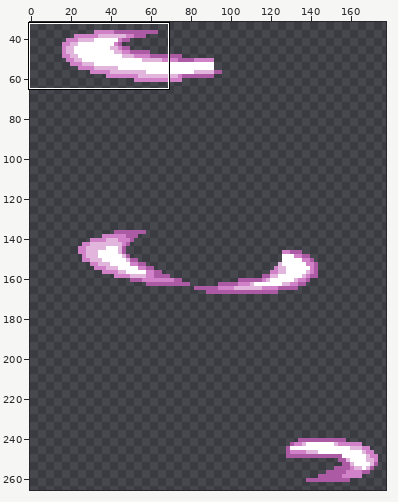
Two versions of one sprite sheet, assets/Sprites/Azzy/AzzySlashEffect.png. The first picture is a wide view before the edit; the outline marks the close-up.
Close-up. Before:
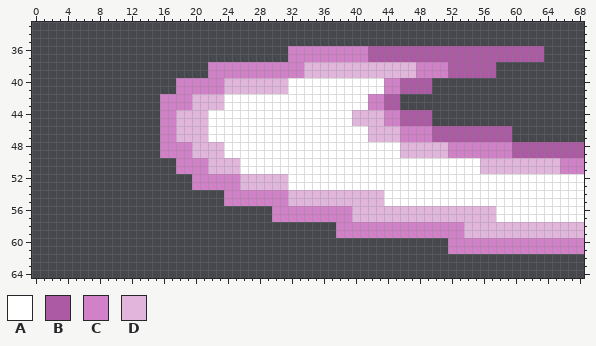
The file is 192x384 pixels. Shown: x 0..68, y 33..64. The wide view leaves out empty margins.
Palette (. is transparent): A #ffffff  B #ad5aa5  C #d181c7  D #e2b5dd
Pixels before, first column x 16:
36 ................CCCCCCCCCCBBBBBBBBBBBBBBBBBBBBBB.....
37 ................CCCCCCCCCCBBBBBBBBBBBBBBBBBBBBBB.....
38 ......CCCCCCCCCCCCDDDDDDDDDDDDDDCCCCBBBBBB...........
39 ......CCCCCCCCCCCCDDDDDDDDDDDDDDCCCCBBBBBB...........
40 ..CCCCCCDDDDDDDDAAAAAAAAAAAACCBBBB...................
41 ..CCCCCCDDDDDDDDAAAAAAAAAAAACCBBBB...................
42 CCCCDDDDAAAAAAAAAAAAAAAAAACCBB.......................
43 CCCCDDDDAAAAAAAAAAAAAAAAAACCBB.......................
44 CCDDDDAAAAAAAAAAAAAAAAAADDDDCCBBBB...................
45 CCDDDDAAAAAAAAAAAAAAAAAADDDDCCBBBB...................
46 CCDDDDAAAAAAAAAAAAAAAAAAAADDDDCCCCBBBBBBBBBB.........
47 CCDDDDAAAAAAAAAAAAAAAAAAAADDDDCCCCBBBBBBBBBB.........
48 CCCCDDDDAAAAAAAAAAAAAAAAAAAAAADDDDDDCCCCCCCCBBBBBBBBB
49 CCCCDDDDAAAAAAAAAAAAAAAAAAAAAADDDDDDCCCCCCCCBBBBBBBBB
50 ..CCCCDDDDAAAAAAAAAAAAAAAAAAAAAAAAAAAAAADDDDDDDDDDCCC
51 ..CCCCDDDDAAAAAAAAAAAAAAAAAAAAAAAAAAAAAADDDDDDDDDDCCC
52 ....CCCCCCDDDDDDAAAAAAAAAAAAAAAAAAAAAAAAAAAAAAAAAAAAA
53 ....CCCCCCDDDDDDAAAAAAAAAAAAAAAAAAAAAAAAAAAAAAAAAAAAA
54 ........CCCCCCCCDDDDDDDDDDDDAAAAAAAAAAAAAAAAAAAAAAAAA
55 ........CCCCCCCCDDDDDDDDDDDDAAAAAAAAAAAAAAAAAAAAAAAAA
56 ..............CCCCCCCCCCDDDDDDDDDDDDDDDDDDAAAAAAAAAAA
57 ..............CCCCCCCCCCDDDDDDDDDDDDDDDDDDAAAAAAAAAAA
58 ......................CCCCCCCCCCCCCCCCDDDDDDDDDDDDDDD
59 ......................CCCCCCCCCCCCCCCCDDDDDDDDDDDDDDD
60 ....................................CCCCCCCCCCCCCCCCC
61 ....................................CCCCCCCCCCCCCCCCC
Now the later version:
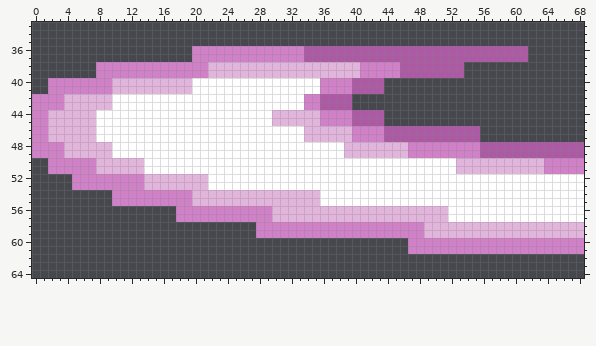
Changes in this commit:
Changed rows in their new state; - is an unchanged pixel.
first column x 0:
36 --------------------CCCCCCCCCCCC--BBBBBBBB--------------------..--
37 --------------------CCCCCCCCCCCC--BBBBBBBB--------------------..--
38 --------CCCCCCCCCCCCCCDDDDDDDDDDDD-------CCCCCBBBBBB--....--------
39 --------CCCCCCCCCCCCCCDDDDDDDDDDDD-------CCCCCBBBBBB--....--------
40 --CCCCCCCCDDDDDDDDDDAAAAAAAAAAAA----CCCCBBBB......----------------
41 --CCCCCCCCDDDDDDDDDDAAAAAAAAAAAA----CCCCBBBB......----------------
42 CCCCDDDDDDAAAAAAAAAAAAAA----------CCBBBB......--------------------
43 CCCCDDDDDDAAAAAAAAAAAAAA----------CCBBBB......--------------------
44 CCDDDDDDAAAAAAAAAAAAAA--------DDDDDDCCCCBBBB......----------------
45 CCDDDDDDAAAAAAAAAAAAAA--------DDDDDDCCCCBBBB......----------------
46 CCDDDDDDAAAAAAAAAAAAAA------------DDDDDDCCCCBBBBBB------....------
47 CCDDDDDDAAAAAAAAAAAAAA------------DDDDDDCCCCBBBBBB------....------
48 CCCCDDDDDDAAAAAAAAAAAAAA---------------DDDDDDD-CCCCC----BBBB------
49 CCCCDDDDDDAAAAAAAAAAAAAA---------------DDDDDDD-CCCCC----BBBB------
50 --CCCCCCDDDDDDAAAAAAAAAAAA---------------------------DDD--------CC
51 --CCCCCCDDDDDDAAAAAAAAAAAA---------------------------DDD--------CC
52 -----CCCCCCCCCDDDDDDDDAAAAAAAAAA----------------------------------
53 -----CCCCCCCCCDDDDDDDDAAAAAAAAAA----------------------------------
54 ----------CCCCCCCCCCDDDDDDDDDDDD----AAAAAAAA----------------------
55 ----------CCCCCCCCCCDDDDDDDDDDDD----AAAAAAAA----------------------
56 ------------------CCCCCCCCCCCCDDDDDDDDDD------------AAAAAA--------
57 ------------------CCCCCCCCCCCCDDDDDDDDDD------------AAAAAA--------
58 ----------------------------CCCCCCCCCC-----------DDDDD------------
59 ----------------------------CCCCCCCCCC-----------DDDDD------------
60 -----------------------------------------------CCCCC--------------
61 -----------------------------------------------CCCCC--------------
Changed places in both close-ups, as pixel boxes (x1, y1, x2, y2):
changed: (32, 46, 544, 254)
changed: (544, 158, 560, 174)
